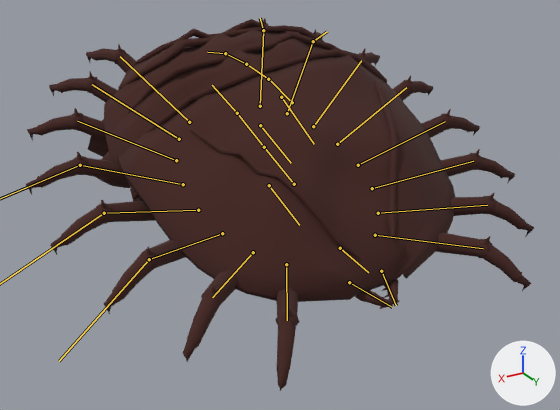
The glTF model content/art/models/hotbox.glb: old version first, new version second.
Camera for both pictures: a camera (50 mm lens) standing at (1.359, 2.153, 0.351) and looking at (0.175, 0.179, -0.636). The axes (+X, +Y, +Z) are drawn at lower right. The lights are the same throughout. The first picture is the older version. Both versions are drawn at frame 12 of the action 'out'; the numbers are the values there. The bones that change, and the others that lie on the model, are drawn over the model as lines.

Names of what the first picture shows: 'body', 'legs', 'plates'.
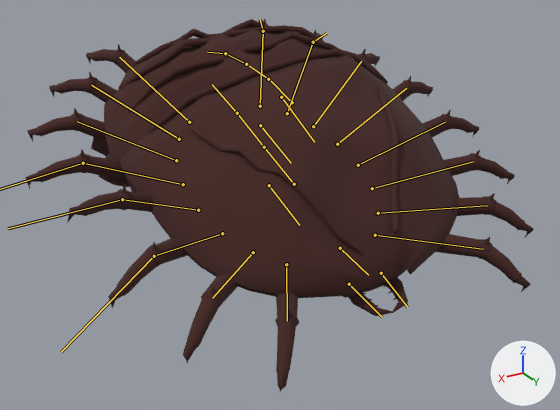
Pixel boxes [x1, y1, x2, y2] of what changed, in the pictures (560 x 410 px):
'plates', posed: before [104, 19, 455, 302]; after [104, 19, 459, 298]
'legs', posed: before [25, 18, 534, 391]; after [25, 19, 534, 392]
'body', posed: before [88, 119, 142, 201]; after [91, 137, 384, 298]
bone 'head', root to tip: before (340, 248) to (368, 272); after (340, 248) to (368, 275)
bone 'mandible_r', root to tip: before (349, 282) to (392, 307); after (349, 284) to (382, 317)
bone 'mandible_l', root to tip: before (381, 271) to (396, 305); after (381, 273) to (407, 307)
bone 'shield', root to tip: before (281, 97) to (314, 144); after (281, 97) to (314, 142)
bone 'leg_r3_a', root to tip: before (222, 233) to (149, 259); after (222, 233) to (154, 256)
bone 'leg_r3_b', root to tip: before (149, 259) to (59, 361); after (154, 256) to (61, 352)
bone 'leg_r4_a', root to tip: before (198, 210) to (104, 213); after (198, 210) to (122, 199)
bone 'leg_r5_a', root to tip: before (183, 184) to (80, 165); after (183, 184) to (83, 163)

Edits to the bpy script that builds the scene:
```text
Change bone_head:
    where bone_head = bpy.data.objects['SK_Hotbox'].pose.bones['head']  # child of 'body'
    bone_head.rotation_quaternion: (0.989, 0.151, 0.0, 0.0) -> (0.993, 0.122, 0.0, 0.0)  # degrees (17, 0, 0) -> degrees (14, 0, 0)
Change bone_mandible_r:
    where bone_mandible_r = bpy.data.objects['SK_Hotbox'].pose.bones['mandible_r']  # child of 'head'
    bone_mandible_r.rotation_quaternion: (0.991, -0.001, -0.022, 0.13) -> (1.0, 0.0, 0.0, 0.0)  # degrees (0, -2, 15) -> degrees (0, 0, 0)
Change bone_mandible_l:
    where bone_mandible_l = bpy.data.objects['SK_Hotbox'].pose.bones['mandible_l']  # child of 'head'
    bone_mandible_l.rotation_quaternion: (0.991, -0.001, 0.022, -0.13) -> (1.0, 0.0, 0.0, 0.0)  # degrees (0, 2, -15) -> degrees (0, 0, 0)
Change bone_shield:
    where bone_shield = bpy.data.objects['SK_Hotbox'].pose.bones['shield']  # child of 'body'
    bone_shield.rotation_quaternion: (1.0, -0.022, 0.0, 0.0) -> (1.0, 0.0, 0.0, 0.0)  # degrees (-3, 0, 0) -> degrees (0, 0, 0)
Change bone_leg_r3_a:
    where bone_leg_r3_a = bpy.data.objects['SK_Hotbox'].pose.bones['leg_r3_a']  # child of 'body'
    bone_leg_r3_a.rotation_quaternion: (0.997, 0.076, 0.0, 0.012) -> (0.994, 0.099, 0.006, 0.033)  # degrees (9, 0, 1) -> degrees (11, 0, 4)
Change bone_leg_r3_b:
    where bone_leg_r3_b = bpy.data.objects['SK_Hotbox'].pose.bones['leg_r3_b']  # child of 'leg_r3_a'
    bone_leg_r3_b.rotation_quaternion: (0.993, 0.101, 0.0, -0.056) -> (0.987, 0.143, 0.0, -0.08)  # degrees (12, 1, -6) -> degrees (16, 1, -9)
Change bone_leg_r4_a:
    where bone_leg_r4_a = bpy.data.objects['SK_Hotbox'].pose.bones['leg_r4_a']  # child of 'body'
    bone_leg_r4_a.rotation_quaternion: (0.997, 0.075, 0.0, 0.016) -> (0.98, 0.169, 0.029, 0.101)  # degrees (9, 0, 2) -> degrees (20, 1, 12)
Change bone_leg_r4_b:
    where bone_leg_r4_b = bpy.data.objects['SK_Hotbox'].pose.bones['leg_r4_b']  # child of 'leg_r4_a'
    bone_leg_r4_b.rotation_quaternion: (0.993, 0.09, 0.0, -0.073) -> (0.951, 0.241, 0.0, -0.195)  # degrees (10, 1, -8) -> degrees (27, 5, -22)
Change bone_leg_r5_a:
    where bone_leg_r5_a = bpy.data.objects['SK_Hotbox'].pose.bones['leg_r5_a']  # child of 'body'
    bone_leg_r5_a.rotation_quaternion: (0.997, 0.074, 0.0, 0.022) -> (0.994, 0.094, 0.006, 0.046)  # degrees (8, 0, 2) -> degrees (11, 0, 5)
Change bone_leg_r5_b:
    where bone_leg_r5_b = bpy.data.objects['SK_Hotbox'].pose.bones['leg_r5_b']  # child of 'leg_r5_a'
    bone_leg_r5_b.rotation_quaternion: (0.993, 0.072, 0.0, -0.09) -> (0.987, 0.103, 0.0, -0.127)  # degrees (8, 1, -10) -> degrees (12, 1, -15)
```
